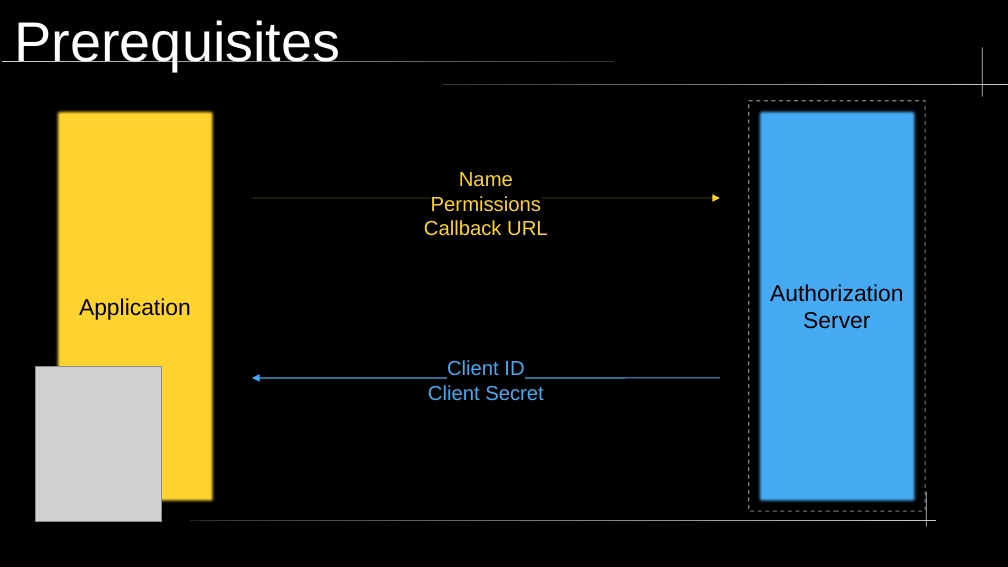
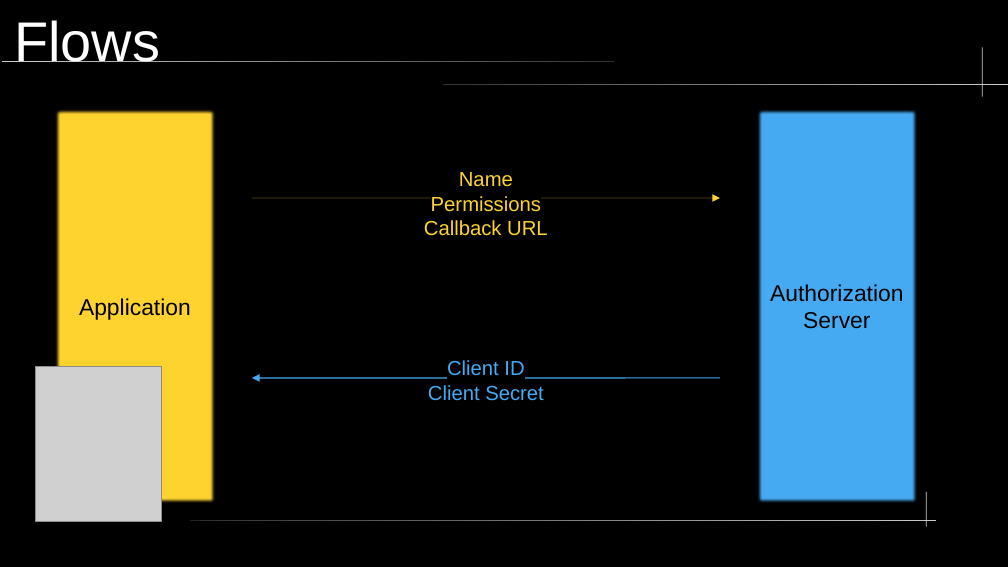
Before and after one commit to nkilders/e-portfolio-oauth2, a slide deck: slide 10 of presentation/OAuth2.odp (slide 8 before the commit). Drawn at 1008x567 pixels with LibreOffice and Linux fonts; fonts in the diff are those of the drawing; grey boxes stand for pictures. Boxes give left, top, right and bottom in pixels: in the first picture for what was removed or moved away, otherwise in the second. Text is boxed around its words. In the diff, an @@ line names an element or a change of style, - is before the commit and + after.

```diff
--- a/presentation/OAuth2.odp
+++ b/presentation/OAuth2.odp
@@ title at bbox=[14, 20, 160, 62]: text changed @@
-Prerequisites
+Flows
@@ rectangle removed at bbox=[749, 101, 926, 511] @@
```
Also in this commit, not shown: 8 other slides changed, 3 slides added, 1 other file.
